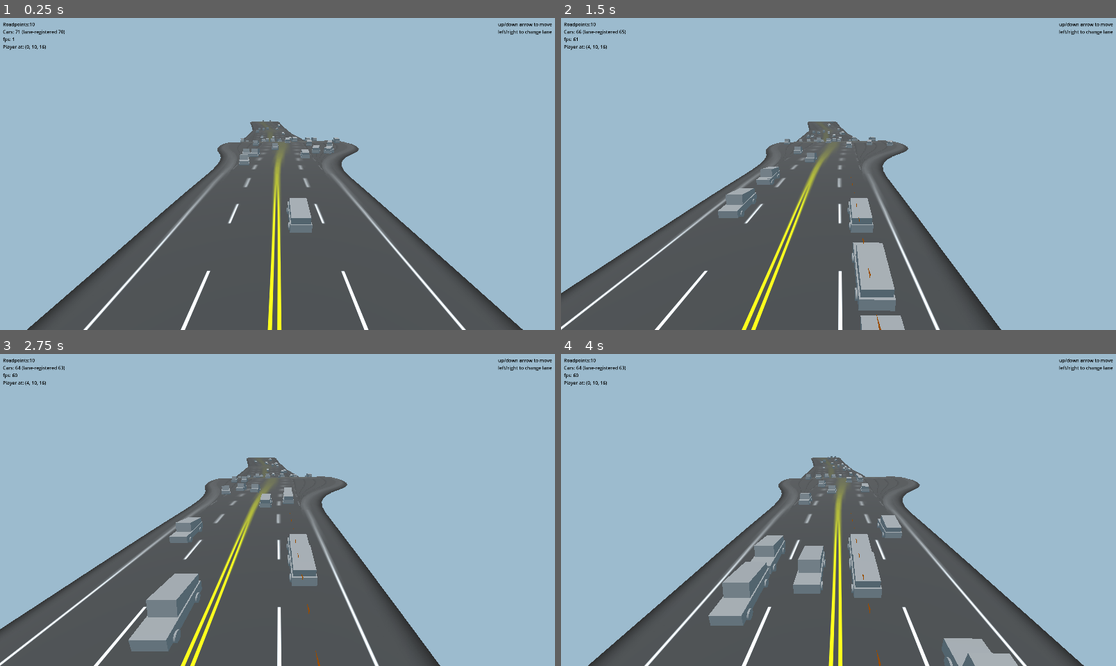
Above: before the commit, frames 1-4 (two rows, left to right).
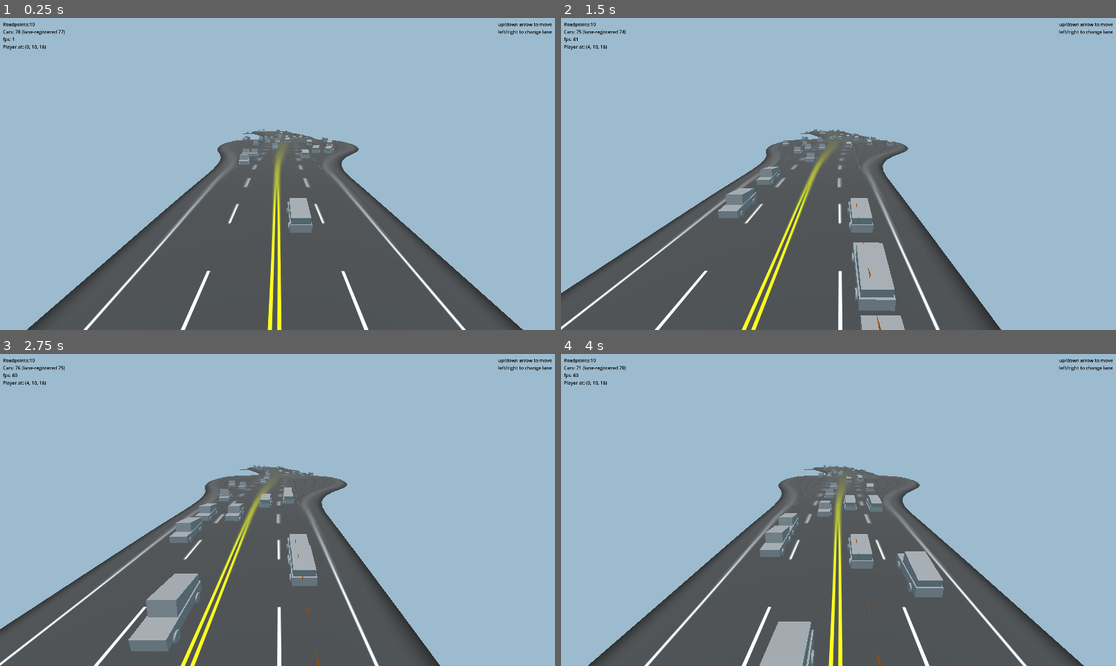
Above: after the commit, the same moments.

Repository: TheDuckCow/godot-road-generator
Game: Godot game, scene res://demo/procedural_generator/ProceduralGenerator.tscn
The game is run twice, just before and just after one commit, with the same random seed, the same clock (stepped at 60 frames per second) and the same inputs.
Inputs (mouse positions are in pixels of both pictures, inside the frame that each line leads up to):
- Up to frame 1 (0.25 s): no input
- Up to frame 2 (1.5 s): tap Enter at 0.5 s; move the mouse to (960, 158) at 0.52 s; hold Right (ui_right) 0.53-1.25 s; hold Ctrl 0.53-1.25 s; click (960, 158) at 0.67 s; drag from (727, 189) to (810, 236) at 1.27 s
- Up to frame 3 (2.75 s): move the mouse to (333, 441) at 2.02 s; hold Right (ui_right) from 2.03 s (still down); hold Ctrl from 2.03 s (still down)
- Up to frame 4 (4 s): release Right (ui_right) at 2.75 s; release Ctrl at 2.75 s; drag from (810, 572) to (672, 463) at 2.77 s; move the mouse to (1005, 556) at 3.52 s; hold Left (ui_left) from 3.53 s (still down); hold Ctrl from 3.53 s (still down)

The runs differ from the first frame. In frame 1, 0.4% of the frame differs, in the area x 3-63%, y 3-94%; in frame 2, 0.5%; in frame 3, 0.8%; in frame 4, 6.2%, in the area x 2-83%, y 3-100%.

Commit message:
Update to not reset timers at move
needed to reduce irregularities in traffic when the spawner is moved
along the road

update comments and error messages in actor spawner and manager

Diff:
--- a/demo/procedural_generator/ProceduralGenerator.tscn
+++ b/demo/procedural_generator/ProceduralGenerator.tscn
@@ -54,8 +54,8 @@
 script = ExtResource("4")
 traffic_dir = Array[int]([2, 2, 1, 1])
 lanes = Array[int]([2, 4, 4, 2])
-prior_mag = 14.9883
-next_mag = 14.9755
+prior_mag = 15.0
+next_mag = 15.0
 alignment = 1
 prior_pt_init = NodePath("../RP_002")
 
@@ -68,8 +68,8 @@
 script = ExtResource("4")
 traffic_dir = Array[int]([2, 2, 1, 1])
 lanes = Array[int]([2, 4, 4, 2])
-prior_mag = 15.1673
-next_mag = 15.1179
+prior_mag = 15.0
+next_mag = 15.0
 alignment = 1
 next_pt_init = NodePath("../RP_001")
 
--- a/demo/procedural_generator/road_actor_manager.gd
+++ b/demo/procedural_generator/road_actor_manager.gd
@@ -1,4 +1,11 @@
 extends Node3D
+
+## Defines a traffic manager.
+##
+## Adds and removes actors
+## Can reuse removed actors. In this case instead of freeing,
+## hides and pauses actor node, then restores on "creation"
+## restored process_mode is PROCESS_MODE_INHERIT
 
 ## How many vehicles are allowed to be created, -1 is unlimited
 @export var vehicles_max: int = -1
@@ -11,9 +18,15 @@
 var _stashed_vehicles: Array = [] #these are to be added on spawn
 
 
+func _ready():
+	if road_actor_scenes.is_empty():
+		push_error("Road Actor Scenes are empty in ", name, ". No actor will be created")
+		return null
+
+
 ## Spawn random actor (from road_actor_scenes) at the pos
 ## if actor has road_lane_agent child, assign lane
-## if possible reuse hidden actor. otherwise create new
+## if possible reuse one of the hidden actors. otherwise create new
 func add_actor(pos: Vector3, lane: RoadLane = null) -> Node3D:
 	if vehicles_max >= 0 && get_actor_count() >= vehicles_max:
 		if DEBUG_OUT:
@@ -27,7 +40,7 @@
 		new_actor.process_mode = Node.PROCESS_MODE_INHERIT
 		new_actor.visible = true
 		if DEBUG_OUT:
-			print("Reusing new actor ", new_actor)
+			print("Reusing old actor ", new_actor)
 	else:
 		var chosen_actor_scene: PackedScene = road_actor_scenes[randi_range(0, road_actor_scenes.size() -1)]
 		new_actor = chosen_actor_scene.instantiate()
@@ -39,17 +52,22 @@
 	if lane != null:
 		if is_instance_valid(agent) && agent is RoadLaneAgent:
 			agent.assign_lane(lane)
-		elif DEBUG_OUT:
-			print("Trying to assign actor ", new_actor, " to lane ", lane, " but it doesn't have immediate child agent:RoadLaneAgent")
+		else:
+			push_error("Trying to assign actor ", new_actor, " to lane ", lane, " but it doesn't have immediate child agent:RoadLaneAgent")
 	return new_actor
 
 
 ## Despawn an actor
 ## depending on reuse_removed, free or hide
 func remove_actor(actor: Node3D):
+	if ! is_instance_valid(actor):
+		push_error("Trying to remove invalid actor")
+		return
 	assert(actor.get_parent() == self)
 	if reuse_removed:
 		actor.visible = false
+		if actor.process_mode != Node.PROCESS_MODE_INHERIT:
+			push_warning("Actor ", actor, " has process_mode ", actor.process_mode, " that will be changed to PROCESS_MODE_INHERIT when the actor is reused")
 		actor.process_mode = Node.PROCESS_MODE_DISABLED
 		_stashed_vehicles.append(actor)
 		if DEBUG_OUT:
--- a/demo/procedural_generator/road_actor_spawner.gd
+++ b/demo/procedural_generator/road_actor_spawner.gd
@@ -2,7 +2,6 @@
 
 ## simple RoadLane with override to despawn anyone assigned to it
 class DespawnRoadLane extends RoadLane:
-	const DEBUG_OUT: bool = false
 	var _actor_manager = null
 
 	func _init(actor_manager):
@@ -25,15 +24,16 @@
 ## is a child
 
 ## Minimum spawn time for each of the lanes (in seconds)
-@export var spawn_time_min: float = 1
+@export var spawn_time_min: float = 1: set = _set_spawn_time_min
 ## Maximum spawn time for each of the lanes (in seconds)
-@export var spawn_time_max: float = 4
+@export var spawn_time_max: float = 4: set = _set_spawn_time_max
 ## Delay (in seconds) between 2 spawn events, to be considered separate
 ## Used to reduce almost unnecessary timer signal events
-@export var spawn_time_delta: float = 0.05
+## Less than 0.05 is not recommended due to Timer implementation
+@export var spawn_time_delta: float = 0.1: set = _set_spawn_time_delta
 ## Road actor manager, that tracks the actors
 ## Expected methods: add_actor, remove_actor
-@export var actor_manager_path: NodePath
+@export var actor_manager_path: NodePath: set = _set_actor_manager
 ## Update when there are changes in segments connected to the road point
 ## Consider using when segments around road point may be changed in game
 @export var auto_update:bool = false: set = _set_auto_update
@@ -48,15 +48,12 @@
 var _spawn_timer: Timer = null
 var _spawn_lanes: Array[RoadLane] = [] # where to spawn
 var _spawn_delays: Array[float] = [] # how soon to spawn
-var _spawn_current_delay: float # how long ago timer was set
-
-
+
+
+# Create spawn Timer node child
+# Create new despawn lane node child
+# Attach to parent RoadPoint
 func _ready() -> void:
-	assert (spawn_time_delta < spawn_time_min && spawn_time_min < spawn_time_max)
-	_actor_manager = get_node_or_null(actor_manager_path)
-	assert(_actor_manager)
-
-	# create spawn Timer node child
 	_spawn_timer = Timer.new()
 	_spawn_timer.one_shot = true
 	_spawn_timer.wait_time = randf_range(spawn_time_min, spawn_time_max)
@@ -65,13 +62,11 @@
 	if DEBUG_OUT:
 		print("Created new spawn timer ", _spawn_timer)
 
-	# Create new despawn lane node child
 	_despawn_lane = DespawnRoadLane.new(_actor_manager)
-	# looping despawn lane on itself just in case
-	_despawn_lane.lane_next = _despawn_lane.get_path_to(_despawn_lane)
+	_despawn_lane.lane_next = _despawn_lane.get_path_to(_despawn_lane) # looping on itself just in case
 	_despawn_lane.lane_prior = _despawn_lane.get_path_to(_despawn_lane)
 	_despawn_lane.curve.add_point(Vector3.ZERO)
-	_despawn_lane.curve.add_point(Vector3.FORWARD * 10) # just so it wouldn't be a point
+	_despawn_lane.curve.add_point(Vector3.FORWARD * 100) # just so it wouldn't be a point
 	add_child(_despawn_lane)
 	if DEBUG_OUT:
 		print("Created new despawn lane ", _despawn_lane)
@@ -80,16 +75,29 @@
 
 
 func _enter_tree():
+	if spawn_time_delta >= spawn_time_min || spawn_time_min > spawn_time_max:
+		push_error("Minimum spawn time shall be bigger than spawn time delta and less or equal to maximum spawn time")
+
+	_actor_manager = get_node_or_null(actor_manager_path)
+	if ! _actor_manager:
+		push_error("Actor manager path ", actor_manager_path, " is incorrect")
+	elif ! _actor_manager.has_method("add_actor") || ! _actor_manager.has_method("remove_actor"):
+		push_error("Actor manager at ", actor_manager_path, " shall have add_actor and remove_actor methods")
+	if DEBUG_OUT:
+		print("Using actor manager ", _actor_manager)
+
 	_set_to_parent()
 
 
+## Internal function for code deduplication
+## Attach to parent RoadPoint and find RoadContainer through it
 func _set_to_parent() -> void:
-	var rp = get_parent()
-	if rp is not RoadPoint:
+	var parent_rp = get_parent()
+	if parent_rp is not RoadPoint:
 		push_error("RoadAgentSpawner (" + name + ") is not a child of a RoadPoint")
 		return
 	if auto_update && ! _road_container:
-		_road_container = rp.get_parent() #typecheck in RoadPoint
+		_road_container = parent_rp.get_parent() #typecheck in RoadPoint
 		_road_container.on_road_updated.connect(_on_road_updated)
 	self.call_deferred("_attach")
 
@@ -99,6 +107,40 @@
 		_road_container.on_road_updated.disconnect(_on_road_updated)
 		_road_container = null
 	self.call_deferred("_detach")
+
+
+func _set_spawn_time_min(val: float) -> void:
+	if is_inside_tree():
+		if val <= spawn_time_delta || val > spawn_time_max:
+			push_error("Minimum spawn time shall be bigger than spawn time delta and less or equal to maximum spawn time")
+	spawn_time_min = val
+
+
+func _set_spawn_time_max(val: float) -> void:
+	if is_inside_tree():
+		if val < spawn_time_min:
+			push_error("Maximum spawn time max shall be bigger or equal to minimum spawn time")
+	spawn_time_max = val
+
+
+func _set_spawn_time_delta(val: float) -> void:
+	if val < 0.05:
+		push_warning("Spawn time delta(as well as min/max spawn times) less than 0.05s is not recommended due to Timer implementation")
+	if is_inside_tree():
+		if val >= spawn_time_min:
+			push_error("Spawn time delta shall be less than minimum spawn time")
+	spawn_time_delta = val
+
+
+func _set_actor_manager(new_path: NodePath) -> void:
+	if is_inside_tree():
+		var new_actor_manager = get_node_or_null(new_path)
+		if ! new_actor_manager:
+			push_error("Actor manager path ", new_path, " is incorrect")
+		elif ! new_actor_manager.has_method("add_actor") || ! new_actor_manager.has_method("remove_actor"):
+			push_error("Actor manager at ", new_path, " shall have add_actor and remove_actor methods")
+		_actor_manager = new_actor_manager
+	actor_manager_path = new_path
 
 
 func _set_auto_update(val: bool) -> void:
@@ -107,8 +149,8 @@
 	auto_update = val
 	if auto_update:
 		assert(_road_container == null)
-		var rp: RoadPoint = get_parent()
-		_road_container = rp.get_parent() #typecheck in RoadPoint
+		var parent_rp: RoadPoint = get_parent()
+		_road_container = parent_rp.get_parent() #typecheck in RoadPoint
 		_road_container.on_road_updated.connect(_on_road_updated)
 	else:
 		_road_container.on_road_updated.disconnect(_on_road_updated)
@@ -116,100 +158,114 @@
 
 
 ## Reattach the spawner if road segment was updated
-## only if no lanes are were attached to the point or
+## only if no lanes are were attached to the parent RoadPoint
 func _on_road_updated(updated_segments) -> void:
-	var rp: RoadPoint = get_parent()
-	if rp.next_seg in updated_segments or rp.prior_seg in updated_segments:
+	var parent_rp: RoadPoint = get_parent()
+	if parent_rp.next_seg in updated_segments or parent_rp.prior_seg in updated_segments:
 		_attach()
 		return
 
 
-## Update despawn lane to continue from the end of a lane
-func _link_spawn_lane(lane: RoadLane) -> void:
-	assert( lane not in _spawn_lanes )
-	_spawn_lanes.append(lane)
-	_spawn_delays.append(0)
-	if DEBUG_OUT:
-		print("Added as spawn lane ", lane)
-
-
-## When spawn timer is out, spawm an actor and restart the timer
+## When spawn timer is triggered, spawn an actor and restart the timer
 ## Expecting mostly 2-5 lanes (maybe up to 10?)
 ## So most probably no need for sorting/bsearch/data structures
 ## If you see bad performance, I propose to use priority queue by event time
 func _on_spawn_timeout() -> void:
-	assert( not _spawn_delays.is_empty() && _spawn_delays.size() == _spawn_lanes.size() )
-	var new_current_delay : float = INF
-	for idx in _spawn_delays.size():
-		_spawn_delays[idx] -= _spawn_current_delay
+	_run_timer(_spawn_timer.wait_time)
+
+
+## Internal function for code deduplication, see description above
+func _run_timer(prior_delay: float) -> void:
+	assert( ! _spawn_lanes.is_empty() && _spawn_delays.size() >= _spawn_lanes.size() )
+	var new_wait : float = INF
+	for idx in _spawn_lanes.size():
+		_spawn_delays[idx] -= prior_delay
 		if _spawn_delays[idx] <= spawn_time_delta:
 			if ! is_instance_valid(_spawn_lanes[idx]):
 				if DEBUG_OUT:
 					print("No valid lane for spawn ", _spawn_lanes[idx])
 				continue
 			if DEBUG_OUT:
-				print("Spawn timer fired for lane ", _spawn_lanes[idx])
+				print("Spawn timer ", _spawn_timer, " fired for lane ", _spawn_lanes[idx])
 			_spawn_delays[idx] = randf_range(spawn_time_min, spawn_time_max)
 			var lane_start: Vector3 = _spawn_lanes[idx].to_global(_spawn_lanes[idx].curve.get_point_position(0))
 			_actor_manager.add_actor(lane_start, _spawn_lanes[idx])
-		new_current_delay = min(new_current_delay, _spawn_delays[idx])
-	assert( not is_inf(new_current_delay) )
-	_spawn_current_delay = new_current_delay
-	_spawn_timer.wait_time = _spawn_current_delay
+		new_wait = min(new_wait, _spawn_delays[idx])
+	assert( ! is_inf(new_wait) )
+	_spawn_timer.wait_time = new_wait
 	_spawn_timer.start()
-
-
-## Link lane to the despawn lane
-func _link_despawn_lane(lane: RoadLane, dir) -> void:
+	if DEBUG_OUT:
+		print("Spawn timer ", _spawn_timer, " started for ", new_wait, " seconds")
+
+
+## Register lane to be used by spawn timer
+func _link_spawn_lane(lane: RoadLane, dir: String) -> bool:
+	assert( lane not in _spawn_lanes )
+	assert( lane.lane_next_tag[0] == lane.lane_prior_tag[0])
+	if lane.lane_next_tag[0] != dir || lane.transition:
+		return false # don't spawn on transition lanes. maybe should be only added lane
+	_spawn_lanes.append(lane)
+	if _spawn_lanes.size() > _spawn_delays.size():
+		_spawn_delays.append(randf_range(spawn_time_min, spawn_time_max))
+	if DEBUG_OUT:
+		print("Added spawn lane ", lane, " for spawn timer ", _spawn_timer)
+	return true
+
+
+## Link despawn lane end (of parent RoadPoint) if it's not linked to anything else
+func _link_despawn_lane(lane: RoadLane, dir: String) -> bool:
 	assert( lane not in _despawn_lanes )
-	if lane.lane_next_tag[0] == dir: #TODO remove spawn on added lane
+	var linked := false
+	assert( lane.lane_next_tag[0] == lane.lane_prior_tag[0])
+	if lane.lane_next_tag[0] == dir:
 		if not lane.get_node_or_null(lane.lane_prior):
 			lane.lane_prior = lane.get_path_to(_despawn_lane)
+			linked = true
 	else:
 		if not lane.get_node_or_null(lane.lane_next):
 			lane.lane_next = lane.get_path_to(_despawn_lane)
-	if DEBUG_OUT:
-		print("Attached despawn lane to lane ", lane)
-	_despawn_lanes.append(lane)
-
-
-## Attach to current parent.
-## reuse or create new spawner timers for every outgoing lane
-## reuse or create new despawner lanes and link them to unconnected road lanes
-##   (at the parent road point end)
+			linked = true
+	if linked:
+		if DEBUG_OUT:
+			print("Linked lane ", lane, " to despawn lane ", _despawn_lane)
+		_despawn_lanes.append(lane)
+	elif DEBUG_OUT:
+		print("Can't link lane ", lane, " to despawn lane ", _despawn_lane, " the end at RoadPoint is busy")
+	return linked
+
+
+## Attach to current parent RoadPoint
+## Link lanes for spawning and despawning, start spawn timer
 func _attach() -> void:
 	_detach()
-	var rp: RoadPoint = get_parent()
-	if DEBUG_OUT:
-		print("(Re-)Attaching ", name, " to ", rp)
+	var parent_rp: RoadPoint = get_parent()
+	if DEBUG_OUT:
+		print("(Re-)Attaching ", name, " to ", parent_rp)
 	for dir in ["F", "R"]:
-		var seg = rp.next_seg if dir == "R" else rp.prior_seg
+		var seg = parent_rp.next_seg if dir == "R" else parent_rp.prior_seg
 		if not is_instance_valid(seg):
 			continue
 		for lane in seg.get_lanes():
-			var lane_tag = lane.lane_prior_tag if dir == "R" else lane.lane_next_tag
-			if lane_tag[0] == dir && ! lane.transition: #don't spawn on transition lanes
-				_link_spawn_lane(lane)
+			_link_spawn_lane(lane, dir)
 			_link_despawn_lane(lane, dir)
-	assert( _spawn_delays.size() == _spawn_lanes.size() )
-	_spawn_current_delay = INF
-	for idx in _spawn_delays.size():
-		_spawn_delays[idx] = randf_range(spawn_time_min, spawn_time_max)
-		_spawn_current_delay = min(_spawn_current_delay, _spawn_delays[idx])
-	if not is_inf( _spawn_current_delay ):
-		if DEBUG_OUT:
-			print("Spawn timer started for ", _spawn_current_delay, " seconds")
-		_spawn_timer.wait_time = _spawn_current_delay
-		_spawn_timer.start()
-
-
-## Detach from the current parent node
-## stop all spawner timers
-## disconnect all the despawning lanes
-## keep spawn timer nodes and despawning lane nodes in case if we need to reuse them
+	_run_timer(0)
+
+
+## Detach from the previous parent RoadPoint
+## Stop spawner timer, disconnect all the spawning and despawning lanes
+## Update spawn timer delays with time passed, instead of nullifying
+##   to reduce traffic unevenness if spawner moves
 func _detach() -> void:
 	if DEBUG_OUT:
 		print("Detaching ", name)
+	_spawn_timer.stop()
+	_despawn_lanes = []
+	var time_passed:float = _spawn_timer.wait_time - _spawn_timer.time_left
+	for idx in _spawn_lanes.size():
+		_spawn_delays[idx] -= time_passed
+	_spawn_lanes = []
+	if DEBUG_OUT:
+		print("Stopped spawn timer ", _spawn_timer, " after ", time_passed, "s")
 	for lane:RoadLane in _despawn_lanes:
 		if is_instance_valid(lane):
 			if lane.get_node_or_null(lane.lane_prior) == _despawn_lane:
@@ -217,10 +273,4 @@
 			if lane.get_node_or_null(lane.lane_next) == _despawn_lane:
 				lane.lane_next = NodePath("")
 		if DEBUG_OUT:
-			print("Detached despawn lane from ", lane)
-	_despawn_lanes = []
-	_spawn_timer.stop()
-	_spawn_lanes = []
-	_spawn_delays = []
-	if DEBUG_OUT:
-		print("Stopped spawn timer")
+			print("Unlinked despawn lane ", _despawn_lane, " from lane ", lane)
